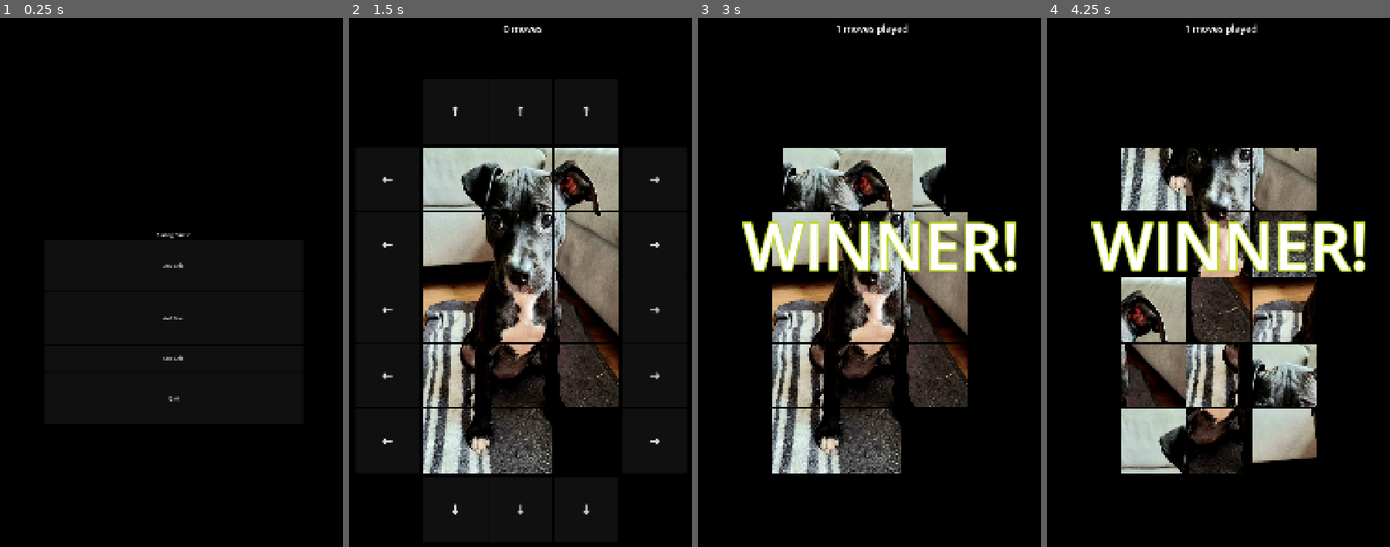
Above: before the commit, frames 1-4 (left to right).
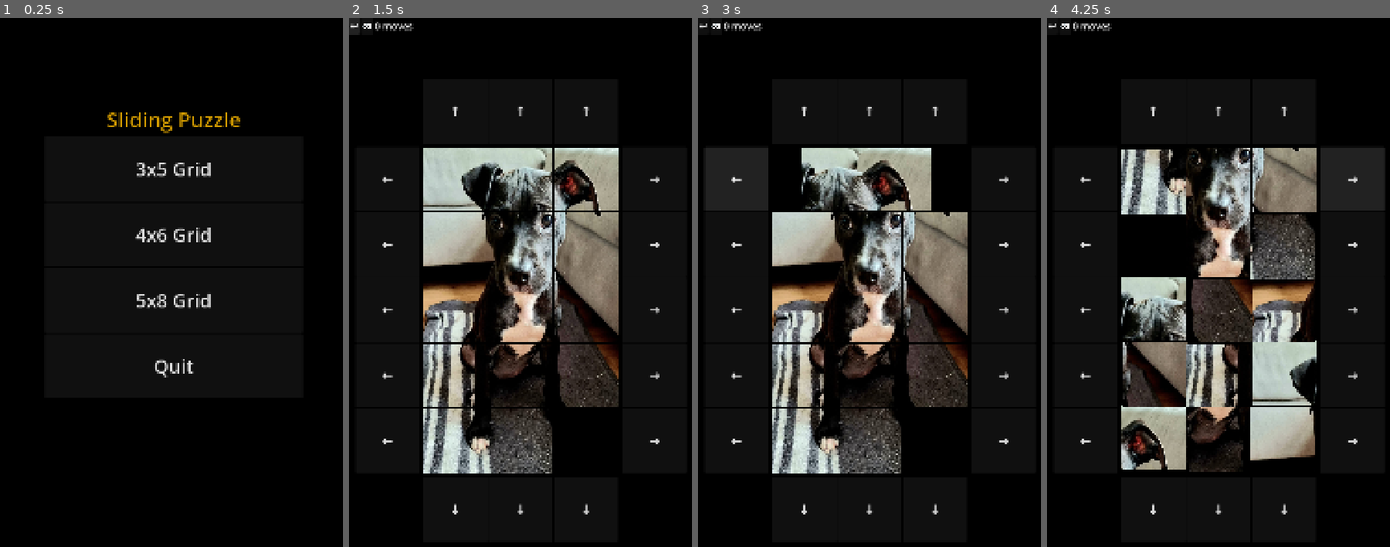
Above: after the commit, the same moments.

Repository: opensourceame/slider
Game: Godot game, scene res://scenes/MainMenu.tscn
The game is run twice, just before and just after one commit, with the same random seed, the same clock (stepped at 60 frames per second) and the same inputs.
Inputs (mouse positions are in pixels of both pictures, inside the frame that each line leads up to):
- Up to frame 1 (0.25 s): no input
- Up to frame 2 (1.5 s): click "3x5 Grid" at 0.5 s; click (355, 28) at 1.25 s, where only the run after the commit has a clickable "↩️"
- Up to frame 3 (3 s): click (715, 28) at 2 s, where only the run after the commit has a clickable "👀"; click "←" at 2.75 s
- Up to frame 4 (4.25 s): click (1352, 176) at 3.5 s, where only the run after the commit has a clickable "→"

The runs differ from the first frame. In frame 1, 1.8% of the frame differs, in the area x 31-71%, y 17-73%; in frame 2, 0.3%; in frame 3, 11%; in frame 4, 17%, in the area x 0-99%, y 0-94%.
Error after the commit: Invalid assignment of property or key 'text' with value of type 'String' on a base object of type 'null instance'. (res://scripts/GameManager.gd:566)

Commit message:
working on ui

Diff:
--- a/project.godot
+++ b/project.godot
@@ -7,6 +7,12 @@
 ;   param=value ; assign values to parameters
 
 config_version=5
+
+[android]
+
+display/orientation=1
+screen/orientation=1
+permissions/android:name="android.permission.WRITE_EXTERNAL_STORAGE"
 
 [application]
 
@@ -24,19 +30,15 @@
 
 window/size/viewport_width=1080
 window/size/viewport_height=1920
+window/size/mode=3
 window/stretch/mode="canvas_items"
+window/handheld/orientation=1
 
 [display_mobile]
 
 window/size/viewport_width=1080
 window/size/viewport_height=1920
 window/stretch/mode="canvas_items"
-
-[android]
-
-display/orientation=1
-screen/orientation=1
-permissions/android:name="android.permission.WRITE_EXTERNAL_STORAGE"
 
 [physics]
 
--- a/scenes/Game.tscn
+++ b/scenes/Game.tscn
@@ -2,9 +2,6 @@
 
 [ext_resource type="Script" uid="uid://dsfvvcogaqpit" path="res://scripts/GameManager.gd" id="1_8jv7h"]
 [ext_resource type="AudioStream" uid="uid://bunju6vbgjnv0" path="res://sounds/click.mp3" id="2_qbsmt"]
-
-[sub_resource type="LabelSettings" id="LabelSettings_ibkli"]
-font_size = 30
 
 [sub_resource type="SystemFont" id="SystemFont_qbsmt"]
 
@@ -14,16 +11,11 @@
 outline_size = 19
 outline_color = Color(0.7413441, 0.85064906, 0.1043692, 1)
 
+[sub_resource type="Theme" id="Theme_qbsmt"]
+default_font_size = 30
+
 [node name="Game" type="Node2D" unique_id=902562489]
 script = ExtResource("1_8jv7h")
-
-[node name="MovesLabel" type="Label" parent="." unique_id=581566356]
-offset_right = 1080.0
-offset_bottom = 67.0
-text = "0 moves"
-label_settings = SubResource("LabelSettings_ibkli")
-horizontal_alignment = 1
-vertical_alignment = 1
 
 [node name="World" type="CanvasLayer" parent="." unique_id=2122924875]
 
@@ -45,6 +37,25 @@
 
 [node name="HUD" type="CanvasLayer" parent="." unique_id=352275736]
 
+[node name="HBoxContainer" type="HBoxContainer" parent="HUD" unique_id=1896796996]
+offset_right = 40.0
+offset_bottom = 40.0
+theme = SubResource("Theme_qbsmt")
+
+[node name="Button" type="Button" parent="HUD/HBoxContainer" unique_id=1038392139]
+layout_mode = 2
+text = "↩️"
+
+[node name="Button2" type="Button" parent="HUD/HBoxContainer" unique_id=1548698838]
+layout_mode = 2
+text = "👀"
+
+[node name="MovesLabel" type="Label" parent="HUD/HBoxContainer" unique_id=581566356]
+layout_mode = 2
+text = "0 moves"
+horizontal_alignment = 1
+vertical_alignment = 1
+
 [node name="Click" type="AudioStreamPlayer" parent="." unique_id=1099986464]
 stream = ExtResource("2_qbsmt")
 
--- a/scenes/MainMenu.tscn
+++ b/scenes/MainMenu.tscn
@@ -25,6 +25,13 @@
 	get_tree().quit()
 "
 
+[sub_resource type="Theme" id="Theme_ukcvp"]
+default_font_size = 59
+
+[sub_resource type="LabelSettings" id="LabelSettings_yqorp"]
+font_size = 64
+font_color = Color(0.8309438, 0.61338365, 0, 1)
+
 [node name="MainMenu" type="Control" unique_id=399183464]
 layout_mode = 3
 anchors_preset = 15
@@ -41,34 +48,38 @@
 anchor_top = 0.5
 anchor_right = 0.5
 anchor_bottom = 0.5
-offset_left = -100.0
-offset_top = -125.0
-offset_right = 100.0
-offset_bottom = 125.0
+offset_left = -400.0
+offset_top = -696.0
+offset_right = 400.0
+offset_bottom = 299.5
 grow_horizontal = 2
 grow_vertical = 2
+theme = SubResource("Theme_ukcvp")
 
 [node name="Title" type="Label" parent="VBoxContainer" unique_id=141279028]
+custom_minimum_size = Vector2(0, 100)
 layout_mode = 2
 text = "Sliding Puzzle"
+label_settings = SubResource("LabelSettings_yqorp")
 horizontal_alignment = 1
+vertical_alignment = 1
 
 [node name="Grid3x5Button" type="Button" parent="VBoxContainer" unique_id=544182589]
-custom_minimum_size = Vector2(800, 160)
+custom_minimum_size = Vector2(800, 200)
 layout_mode = 2
 text = "3x5 Grid"
 
 [node name="Grid4x6Button" type="Button" parent="VBoxContainer" unique_id=544182590]
-custom_minimum_size = Vector2(800, 160)
+custom_minimum_size = Vector2(800, 200)
 layout_mode = 2
 text = "4x6 Grid"
 
 [node name="Grid5x8Button" type="Button" parent="VBoxContainer" unique_id=544182591]
-custom_minimum_size = Vector2(400, 80)
+custom_minimum_size = Vector2(400, 200)
 layout_mode = 2
 text = "5x8 Grid"
 
 [node name="QuitButton" type="Button" parent="VBoxContainer" unique_id=842992540]
-custom_minimum_size = Vector2(800, 160)
+custom_minimum_size = Vector2(800, 200)
 layout_mode = 2
 text = "Quit"
--- a/scripts/GameManager.gd
+++ b/scripts/GameManager.gd
@@ -9,6 +9,8 @@
 @onready var hud          = $HUD
 
 enum State { PLAYING, WON }
+enum Speed { NORMAL, SLOW, FAST }
+const ANIMATION_TIME = [ 1.0, 2.0, 0.5 ]
 const BOARD_MARGIN=40 # pixels
 
 var grid_size = Vector2i(3, 5)
@@ -501,11 +503,11 @@
 	animate_tile_move(tile)
 
 
-func animate_tile_move(tile):
+func animate_tile_move(tile, speed = ANIMATION_TIME[Speed.NORMAL]):
 	var tween = create_tween()
 	tween.set_ease(Tween.EASE_OUT)
 	tween.set_trans(Tween.TRANS_QUART)
-	tween.tween_property(tile, "position", tile_position(tile), 0.5)
+	tween.tween_property(tile, "position", tile_position(tile), speed)
 
 	tween.tween_callback(check_win_after_move)
 
@@ -556,13 +558,13 @@
 
 					slide_tile(tile_to_move, -1, 0)
 
-
 	update_moves()
 
 func update_moves():
 	moves += 1
 
-	$MovesLabel.text = str(moves) + " moves played"
+	$HUD/MovesLabel.text = str(moves) + " moves"
+	$Click.play()
 
 	check_win()
 
